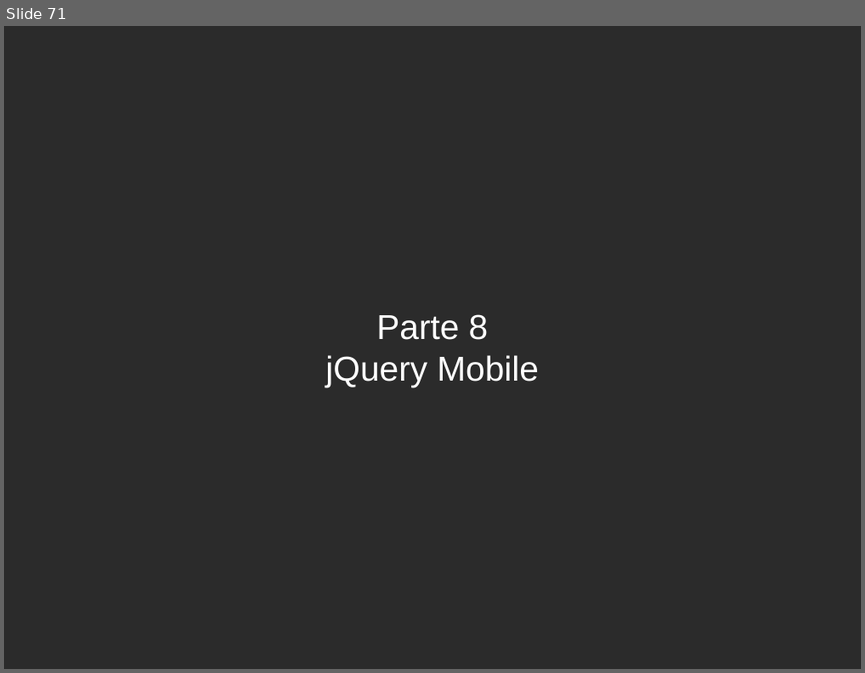
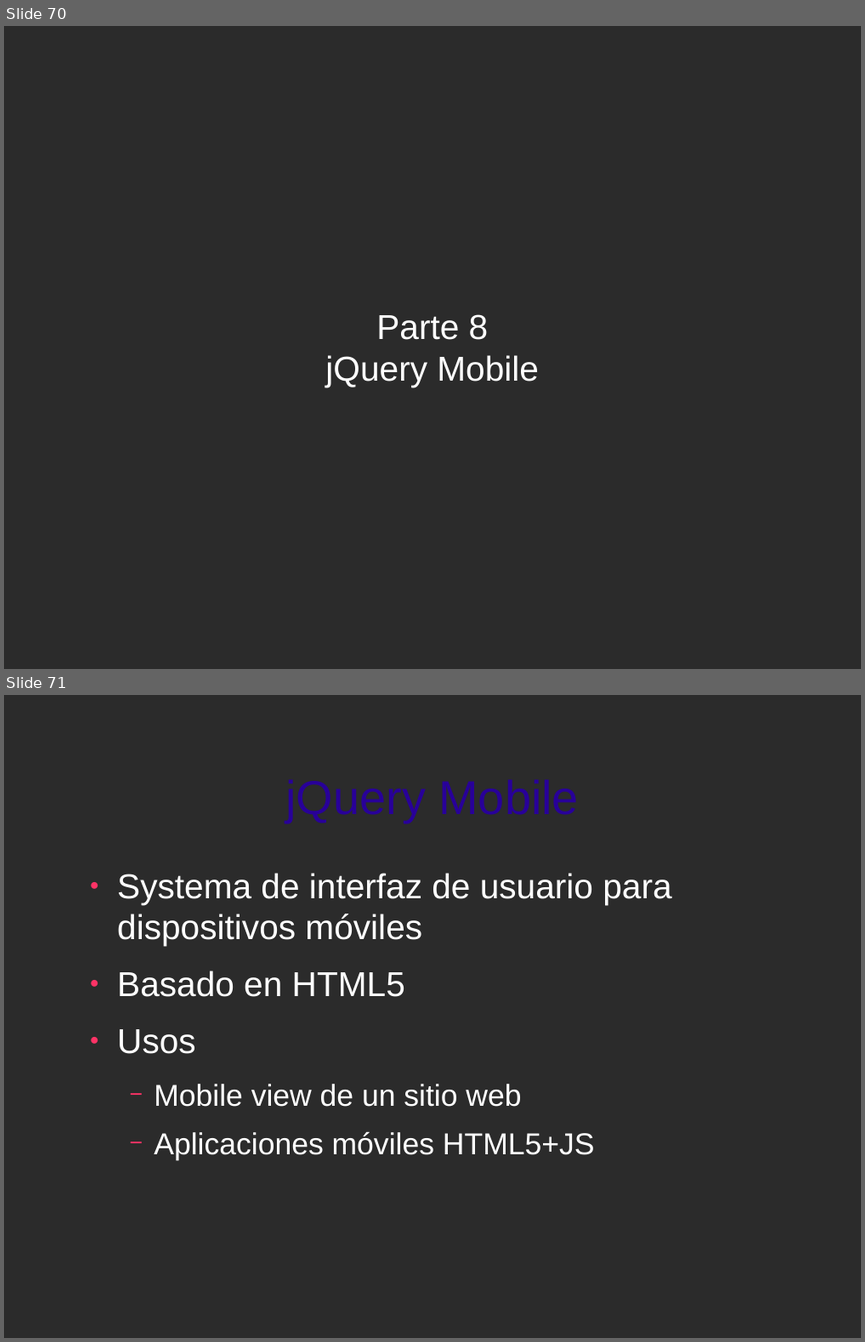
Before and after one commit to jorgeu/curso-jquery, a slide deck: curso-jquery.odp. Shown one above the other, each under a label of ours: slide 71 before the commit, slides 70 and 71 after it. The pictures are 865x673 and 865x1342 pixels, drawn with LibreOffice and Linux fonts; fonts in the diff are those of the drawing; background and template pictures are left out; a plain dark background stands for a picture behind light text. Boxes give left, top, right and bottom in pixels: in the first picture for what was removed or moved away, otherwise in the second. Text is boxed around its words. In the diff, an @@ line names an element or a change of style, - is before the commit and + after.

Commit message:
completado jquery mobile

```diff
--- a/curso-jquery.odp
+++ b/curso-jquery.odp
@@ slide 71 added at box(4, 695, 861, 1338), background picture (left out) @@
@@ title added at box(285, 779, 579, 823), 44 pt, text #280099 @@
+jQuery Mobile
@@ text added at box(117, 873, 671, 1160), 32 pt, text #FFFFFF @@
+● Systema de interfaz de usuario para dispositivos móviles
+● Basado en HTML5
+● Usos
+  − Mobile view de un sitio web
+  − Aplicaciones móviles HTML5+JS
@@ what was slide 71 is now slide 70 @@
```
Also in this commit, not shown: 13 other slides added, 1 slide removed, 2 other files.
